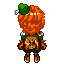
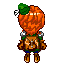
Layered file, before and after one edit (64×64). Changes by layer:
painted on "手袋" (1st of 2, in "背面") over (40, 40, 46, 43)
painted on "羽" over (14, 9, 18, 16)
painted on "帽子" (1st of 2, in "背面") over (19, 4, 28, 10)
painted on "髪" (1st of 2, in "背面") over (17, 5, 45, 34)
painted on "素体 のコピー" over (20, 27, 44, 31)
